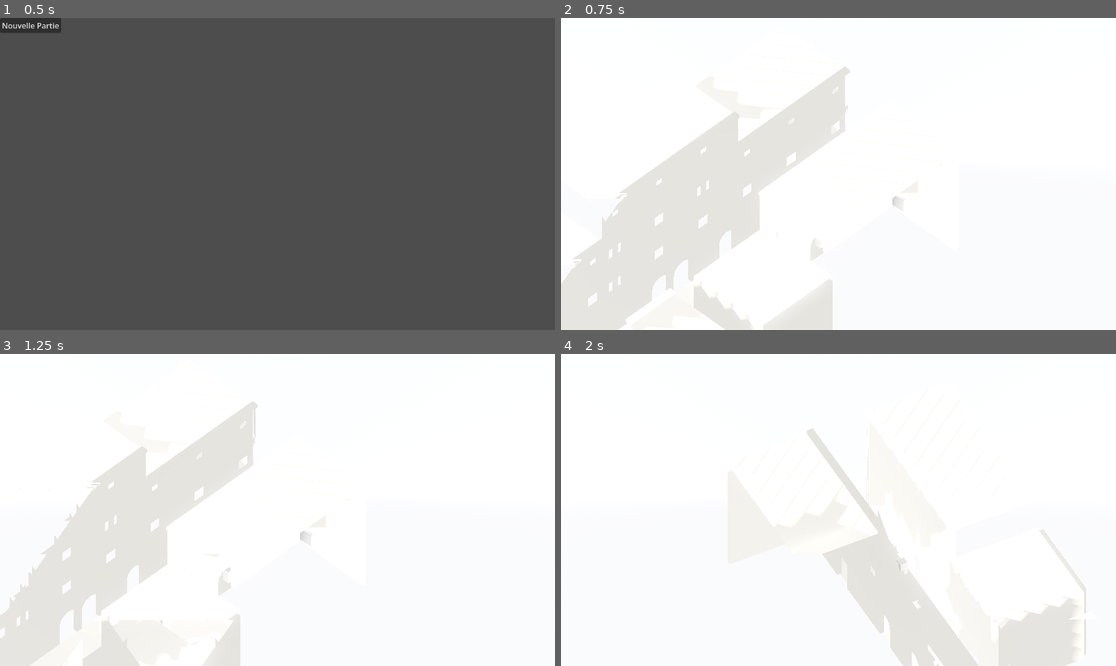
Above: before the commit, frames 1-4 (two rows, left to right).
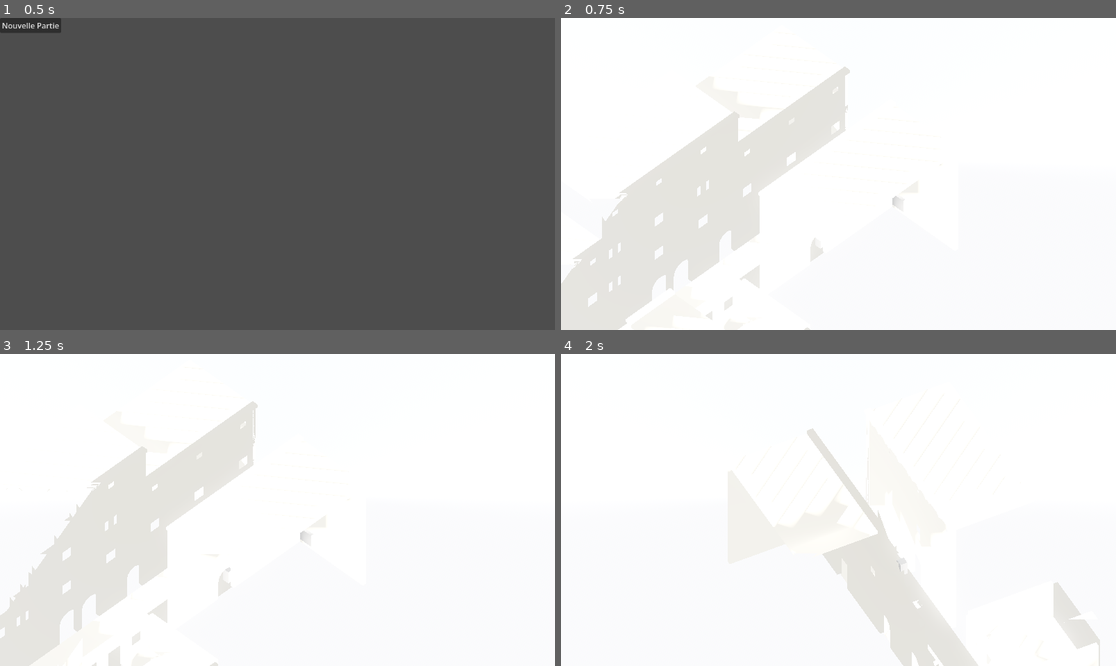
Above: after the commit, the same moments.

Repository: sillpct/lagoutte
Game: Godot game, scene res://scenes/main/main.tscn
Same seed, same stepped clock (60 frames per second), same inputs: the game is played once before the commit and once after it.
Inputs (mouse positions are in pixels of both pictures, inside the frame that each line leads up to):
- Up to frame 1 (0.5 s): no input
- Up to frame 2 (0.75 s): click "Nouvelle Partie" at 0.5 s
- Up to frame 3 (1.25 s): no input
- Up to frame 4 (2 s): tap Enter (ui_accept) at 1.25, 1.52 s; move the mouse to (960, 494) at 1.27 s; hold Right (ui_right) from 1.28 s (still down); hold T (end_turn) from 1.28 s (still down); click (960, 494) at 1.42 s

Frame 1 is identical in both runs. In frame 2, 1.6% of the frame differs, in the area x 23-49%, y 67-100%; in frame 3, 1.4%; in frame 4, 2.3%, in the area x 78-98%, y 56-100%.

Commit message:
Update bruyeres_prologue_assemblage.tscn

Diff:
--- a/scenes/world/bruyeres/bruyeres_prologue_assemblage.tscn
+++ b/scenes/world/bruyeres/bruyeres_prologue_assemblage.tscn
@@ -1,8 +1,9 @@
-[gd_scene format=3 uid="uid://bmmeojj70qdyd"]
+[gd_scene load_steps=5 format=3 uid="uid://bmmeojj70qdyd"]
 
 [ext_resource type="NavigationMesh" path="res://scenes/world/bruyeres/navigation/bruyeres_prologue_navmesh.tres" id="1_navmesh"]
 [ext_resource type="PackedScene" path="res://scenes/world/bruyeres/bruyeres_rue_centre.tscn" id="2_rue"]
 [ext_resource type="PackedScene" path="res://scenes/world/bruyeres/bruyeres_maison_elias.tscn" id="3_maison"]
+[ext_resource type="Script" path="res://scenes/world/bruyeres/floor_visibility_controller.gd" id="4_floor_visibility"]
 
 [node name="BruyeresPrologueAssemblage" type="Node3D"]
 
@@ -12,4 +13,15 @@
 [node name="RueCentre" parent="NavigationRegion" instance=ExtResource("2_rue")]
 
 [node name="MaisonElias" parent="NavigationRegion" instance=ExtResource("3_maison")]
-transform = Transform3D(0, 0, 1, 0, 1, 0, -1, 0, 0, 2.3, 0, 18)
+transform = Transform3D(0, 0, 1, 0, 1, 0, -1, 0, 0, 2.3, 0, 20)
+
+[node name="PlayerSpawn" type="Marker3D" parent="."]
+position = Vector3(4.3, 4, 15)
+
+[node name="FloorVisibilityController" type="Node" parent="." node_paths=PackedStringArray("height_reference", "niveau_rez", "niveau_etage", "escalier", "toit")]
+script = ExtResource("4_floor_visibility")
+height_reference = NodePath("../NavigationRegion/MaisonElias")
+niveau_rez = NodePath("../NavigationRegion/MaisonElias/Niveau_Rez")
+niveau_etage = NodePath("../NavigationRegion/MaisonElias/Niveau_Etage")
+escalier = NodePath("../NavigationRegion/MaisonElias/Escalier")
+toit = NodePath("../NavigationRegion/MaisonElias/Toit")
